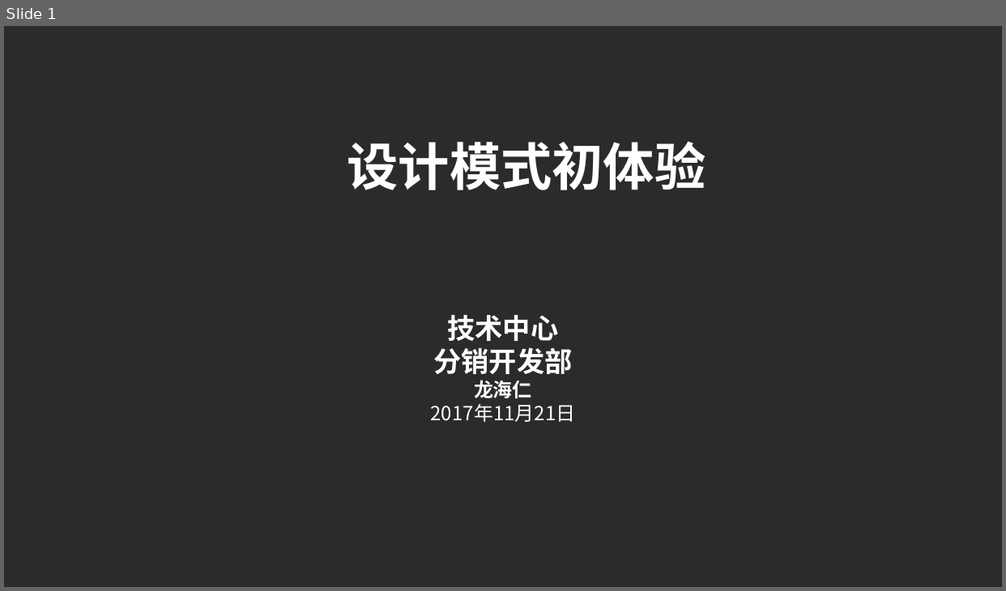
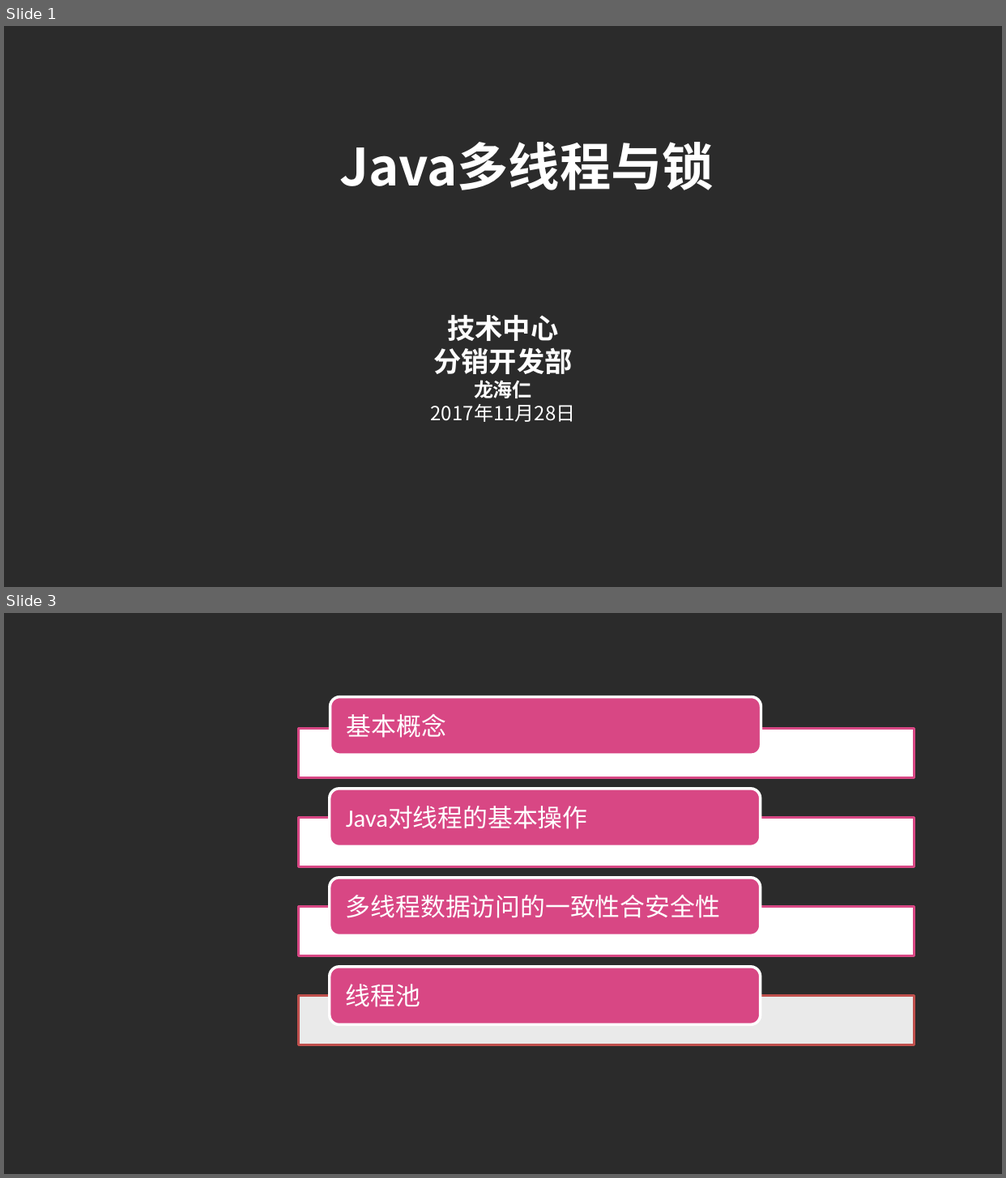
Before and after one commit to lhrimperial/study, a slide deck: study-thread/doc/Java多线程与锁.pptx. Shown one above the other, each under a label of ours: slide 1 before the commit, slides 1 and 3 after it; the slides between them are not shown. The pictures are 1006x591 and 1006x1178 pixels, drawn with LibreOffice and Linux fonts; fonts in the diff are those of the drawing; background and template pictures are left out; a plain dark background stands for a picture behind light text. Boxes give left, top, right and bottom in pixels: in the first picture for what was removed or moved away, otherwise in the second. Text is boxed around its words. In the diff, an @@ line names an element or a change of style, - is before the commit and + after.

```diff
--- a/study-thread/doc/Java多线程与锁.pptx
+++ b/study-thread/doc/Java多线程与锁.pptx
@@ slide 3 added at (4,613,1002,1174), background picture (left out) @@
@@ group added at (298,696,914,1046): 4 rectangles, 4 rounded rectangles, 4 texts @@
+基本概念
+Java对线程的基本操作
+多线程数据访问的一致性合安全性
+线程池
@@ slide 1 changed as well @@
@@ text at (339,142,714,190): text changed @@
-设计模式初体验
+Java多线程与锁
@@ text at (431,404,576,422): text changed @@
-2017年11月21日
+2017年11月28日
```
Also in this commit, not shown: 5 other slides changed, 22 other slides added, 28 slides removed, 46 other files.
